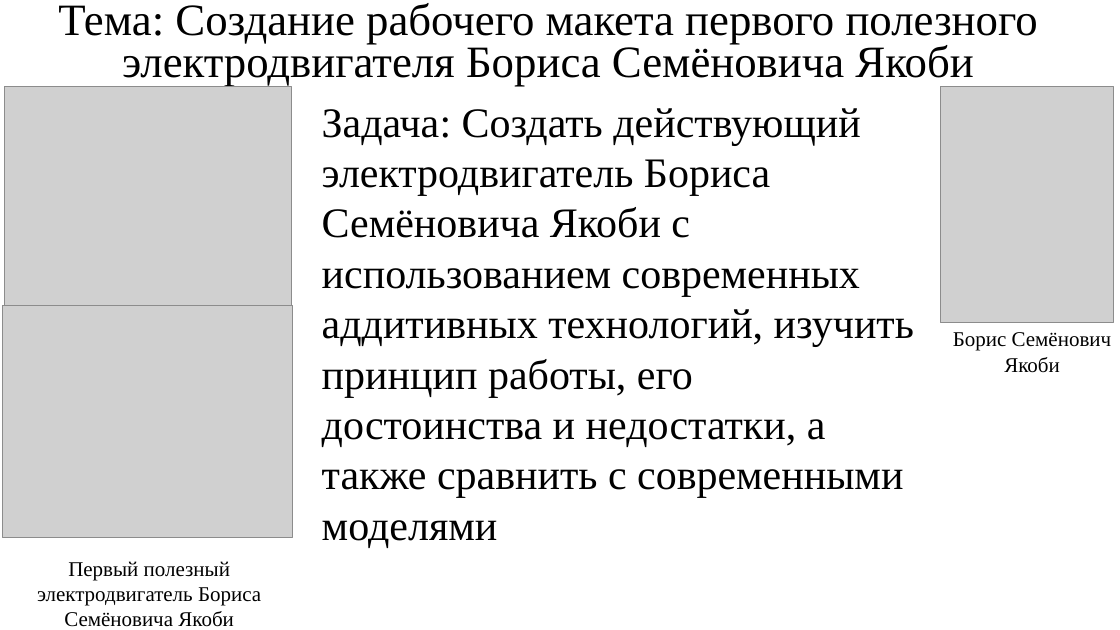
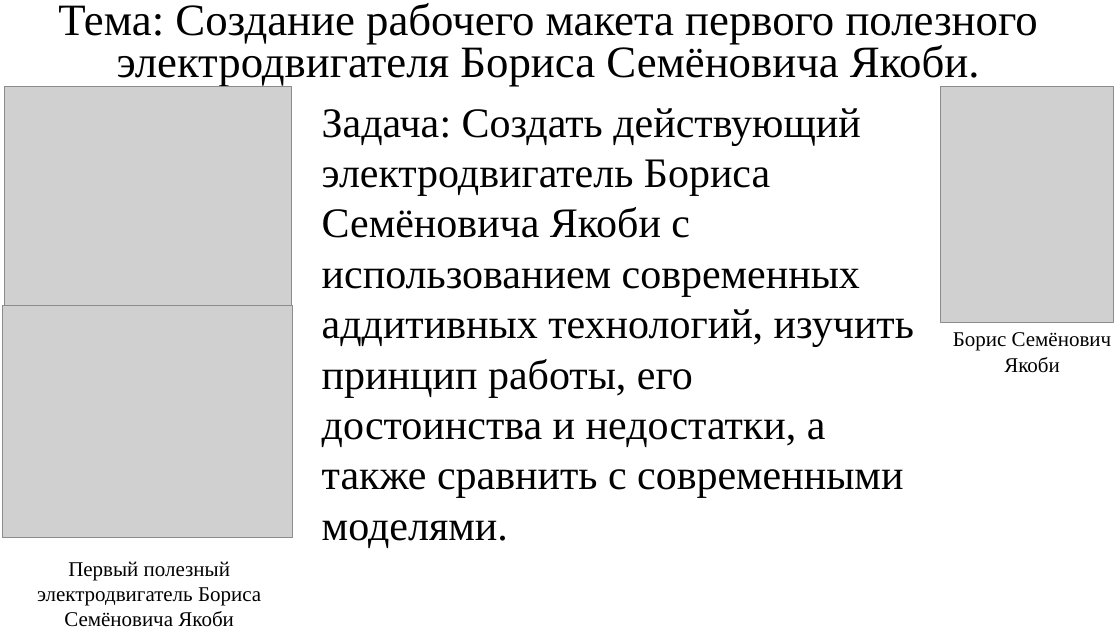
Before and after one commit to KuzovlevAnton/photos, a slide deck: slide 2 of Кузовлев.pptx. Drawn at 1120x630 pixels with LibreOffice and Linux fonts; fonts in the diff are those of the drawing; grey boxes stand for pictures. Boxes give left, top, right and bottom in pixels: in the first picture for what was removed or moved away, otherwise in the second. Text is boxed around its words. In the diff, an @@ line names an element or a change of style, - is before the commit and + after.

```diff
--- a/Кузовлев.pptx
+++ b/Кузовлев.pptx
@@ text at (58,3,1038,87): text changed @@
-Тема: Создание рабочего макета первого полезного электродвигателя Бориса Семёновича Якоби
+Тема: Создание рабочего макета первого полезного электродвигателя Бориса Семёновича Якоби.
@@ text at (322,108,914,548): text changed @@
-Задача: Создать действующий электродвигатель Бориса Семёновича Якоби с использованием современных аддитивных технологий, изучить принцип работы, его достоинства и недостатки, а также сравнить с современными моделями
+Задача: Создать действующий электродвигатель Бориса Семёновича Якоби с использованием современных аддитивных технологий, изучить принцип работы, его достоинства и недостатки, а также сравнить с современными моделями.
```
Also in this commit, not shown: 4 other slides changed, 4 slides added, 1 other file.
